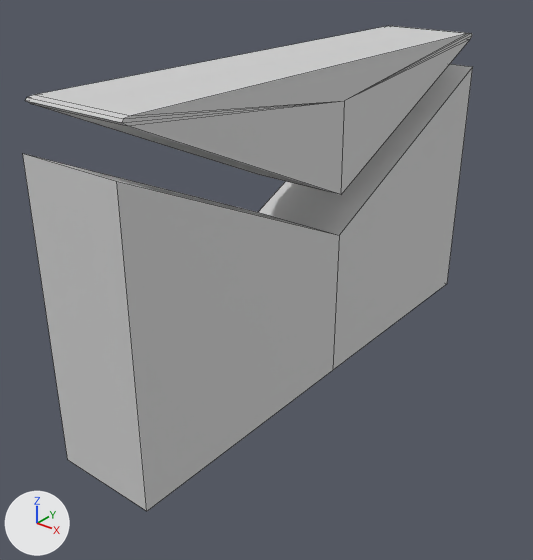
The OBJ model public/3d/icons/icon_letter.obj as it was, and as the next commit left it.
Before and after are seen from a camera (50 mm lens) standing at (2.5, -3.42, 2.62) and looking at (0.0, -0.29, 0.68). Every picture has the same lights, and +X, +Y and +Z are marked at lower left. Mesh edges are drawn as thin lines. Where no turn or scale is listed for an object, it has been applied to the vertices.

Objects in the first picture: 'Cube_Cube.007'.
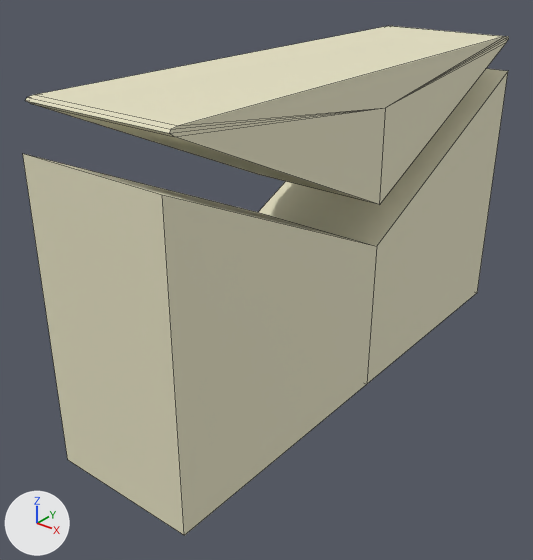
The newer file is also rescaled (x0.707), turned or shifted as a whole; pictures and numbers use the older file's frame.

Patch to the scene script:
```diff
--- a/public/3d/icons/icon_letter.obj.py
+++ b/public/3d/icons/icon_letter.obj.py
@@ mat_white @@
 mat_white = principled_material('White')
-mat_white.base_color = (0.64, 0.64, 0.64)  # light grey #d1d1d1
+mat_white.base_color = (0.8, 0.764, 0.552)  # white #e7e2c4
 mat_white.roughness = 0.69
@@ me_cube_cube_007 @@
 me_cube_cube_007.from_pydata(...)  # 32 vertices, 37 faces; spans x -0.31..0.31, y -1.62..1.62, z 0.02..1.94
 # used by ob_cube_cube_007; location = (0.0, 0.0, 0.0)
+# me_cube_cube_007 part 1: the whole mesh is scaled about its middle by (1.41, 1, 1), then moved by (0.13, 0.0, 0.0)
 me_cube_cube_007.materials.append(mat_white)
```

Location of each change, [x1, y1, x2, y2] in pixels of the pictures (533 x 560 px):
'Cube_Cube.007', recoloured, mesh rescaled (8% wider): before [23, 26, 473, 511]; after [23, 26, 509, 535]
